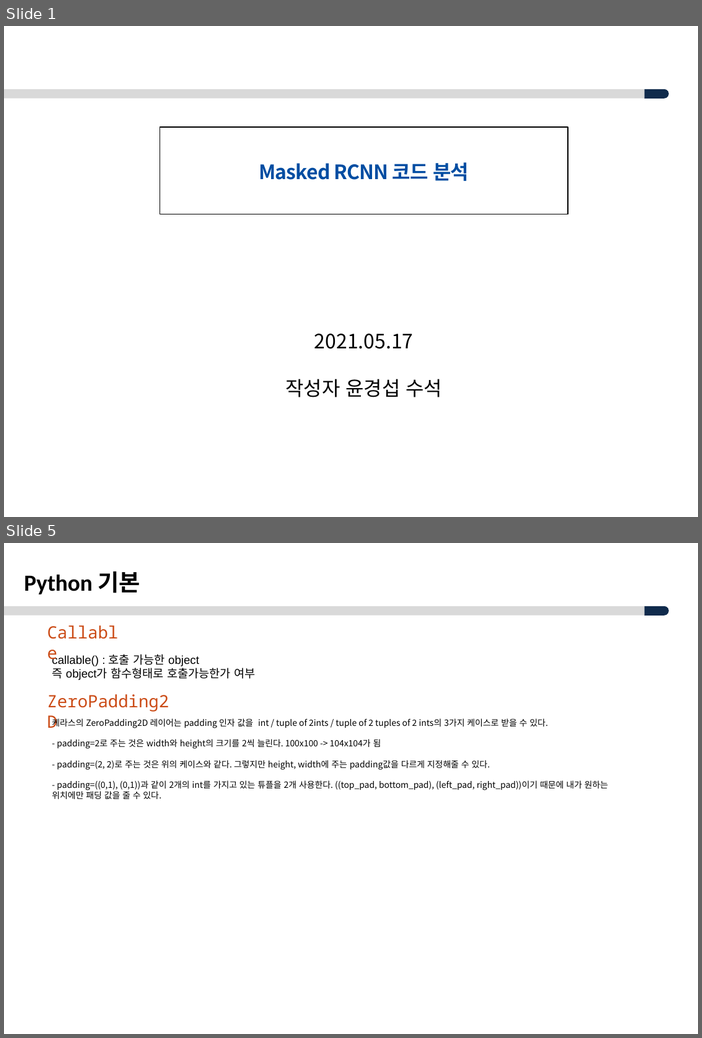
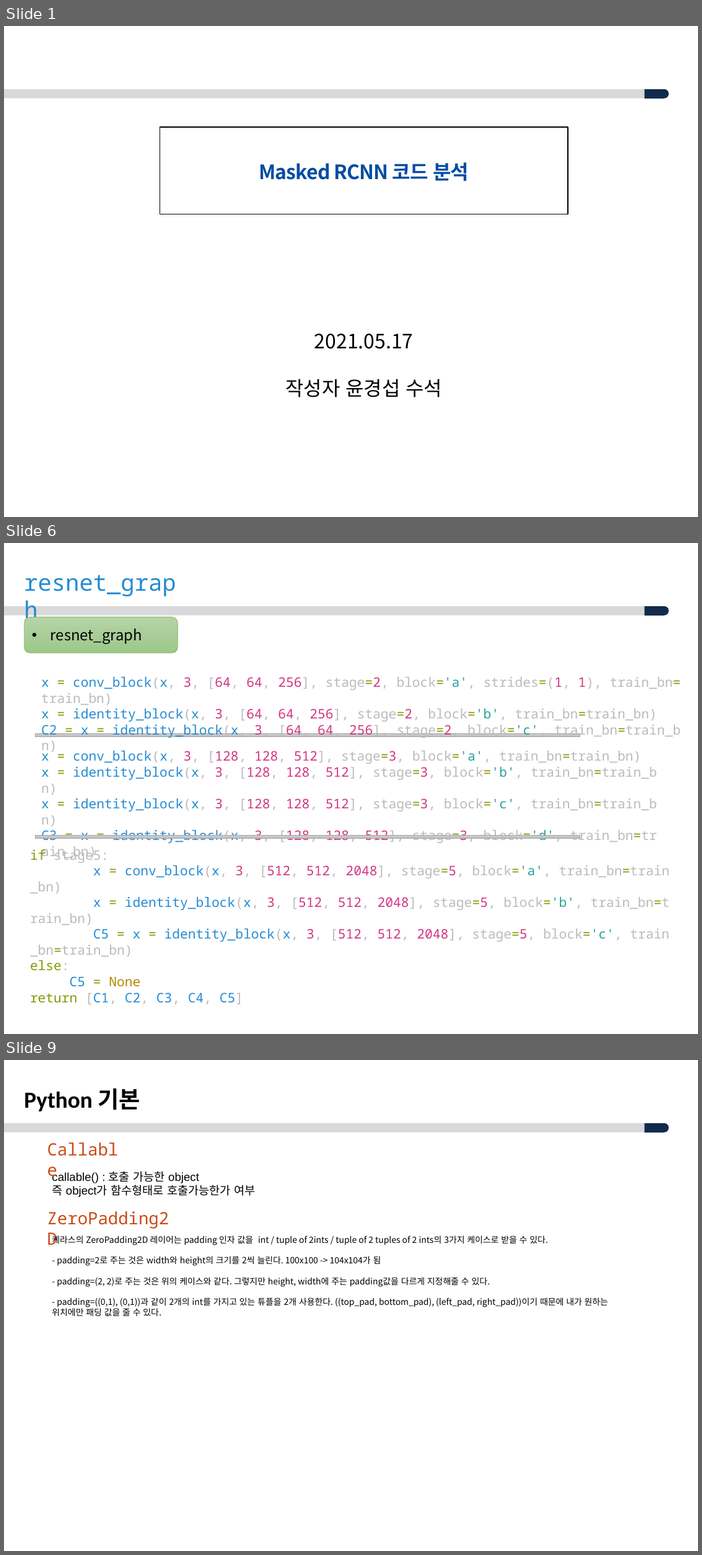
Before and after one commit to ksyoon70/Mask-RCNN-TF2, a slide deck: Masked-RCNN_분석_V1.0.pptx. Shown one above the other, each under a label of ours: slides 1 and 5 before the commit, slides 1, 6 and 9 after it; the slides between them are not shown. The pictures are 702x1038 and 702x1555 pixels, drawn with LibreOffice and Linux fonts; fonts in the diff are those of the drawing; background and template pictures are left out. Boxes give left, top, right and bottom in pixels: in the first picture for what was removed or moved away, otherwise in the second. Text is boxed around its words. In the diff, an @@ line names an element or a change of style, - is before the commit and + after.

```diff
--- a/Masked-RCNN_분석_V1.0.pptx
+++ b/Masked-RCNN_분석_V1.0.pptx
@@ slide 6 added at (x1=4, y1=543, x2=698, y2=1034), background #FFFFFF; not listed: 2 template elements that a slide beside it also shows @@
@@ text added at (x1=24, y1=575, x2=176, y2=596), 28 pt, text #268BD2 @@
+resnet_graph
@@ rounded rectangle added at (x1=24, y1=617, x2=178, y2=653), fill gradient #B5D5A7 to #AACE9A to #9CC987, outline #70AD47 0.5 pt, 18 pt, text #000000 @@
+• resnet_graph
@@ text added at (x1=41, y1=677, x2=682, y2=762), 16 pt, text #BBBBBB @@
+x = conv_block(x, 3, [64, 64, 256], stage=2, block='a', strides=(1, 1), train_bn=train_bn)
+x = identity_block(x, 3, [64, 64, 256], stage=2, block='b', train_bn=train_bn)
+C2 = x = identity_block(x, 3, [64, 64, 256], stage=2, block='c', train_bn=train_bn)
@@ rectangle added at (x1=36, y1=734, x2=580, y2=736), fill gradient #D2D2D2 to #C8C8C8 to #C0C0C0, outline #A5A5A5 0.5 pt @@
@@ text added at (x1=41, y1=748, x2=670, y2=877), 16 pt, text #BBBBBB @@
+x = conv_block(x, 3, [128, 128, 512], stage=3, block='a', train_bn=train_bn)
+x = identity_block(x, 3, [128, 128, 512], stage=3, block='b', train_bn=train_bn)
+x = identity_block(x, 3, [128, 128, 512], stage=3, block='c', train_bn=train_bn)
+C3 = x = identity_block(x, 3, [128, 128, 512], stage=3, block='d', train_bn=train_bn)
@@ rectangle added at (x1=36, y1=835, x2=580, y2=838), fill gradient #D2D2D2 to #C8C8C8 to #C0C0C0, outline #A5A5A5 0.5 pt @@
@@ text added at (x1=30, y1=847, x2=670, y2=1004), 16 pt, text #BBBBBB @@
+if stage5:
+x = conv_block(x, 3, [512, 512, 2048], stage=5, block='a', train_bn=train_bn)
+x = identity_block(x, 3, [512, 512, 2048], stage=5, block='b', train_bn=train_bn)
+C5 = x = identity_block(x, 3, [512, 512, 2048], stage=5, block='c', train_bn=train_bn)
+else:
+C5 = None
+return [C1, C2, C3, C4, C5]
@@ what was slide 5 is now slide 9 @@
```
Also in this commit, not shown: 3 slides changed, 3 other slides added, 1 other file.
